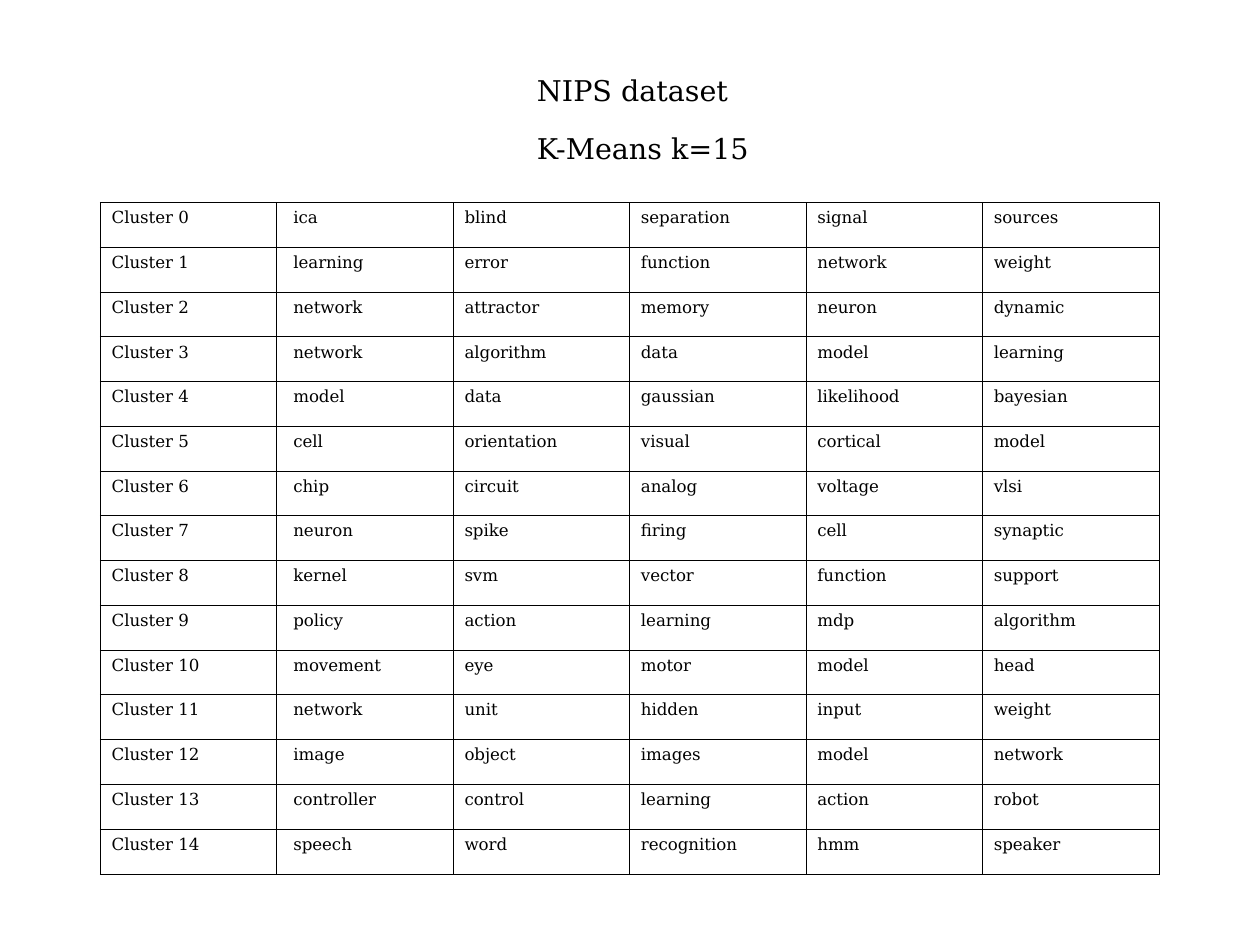
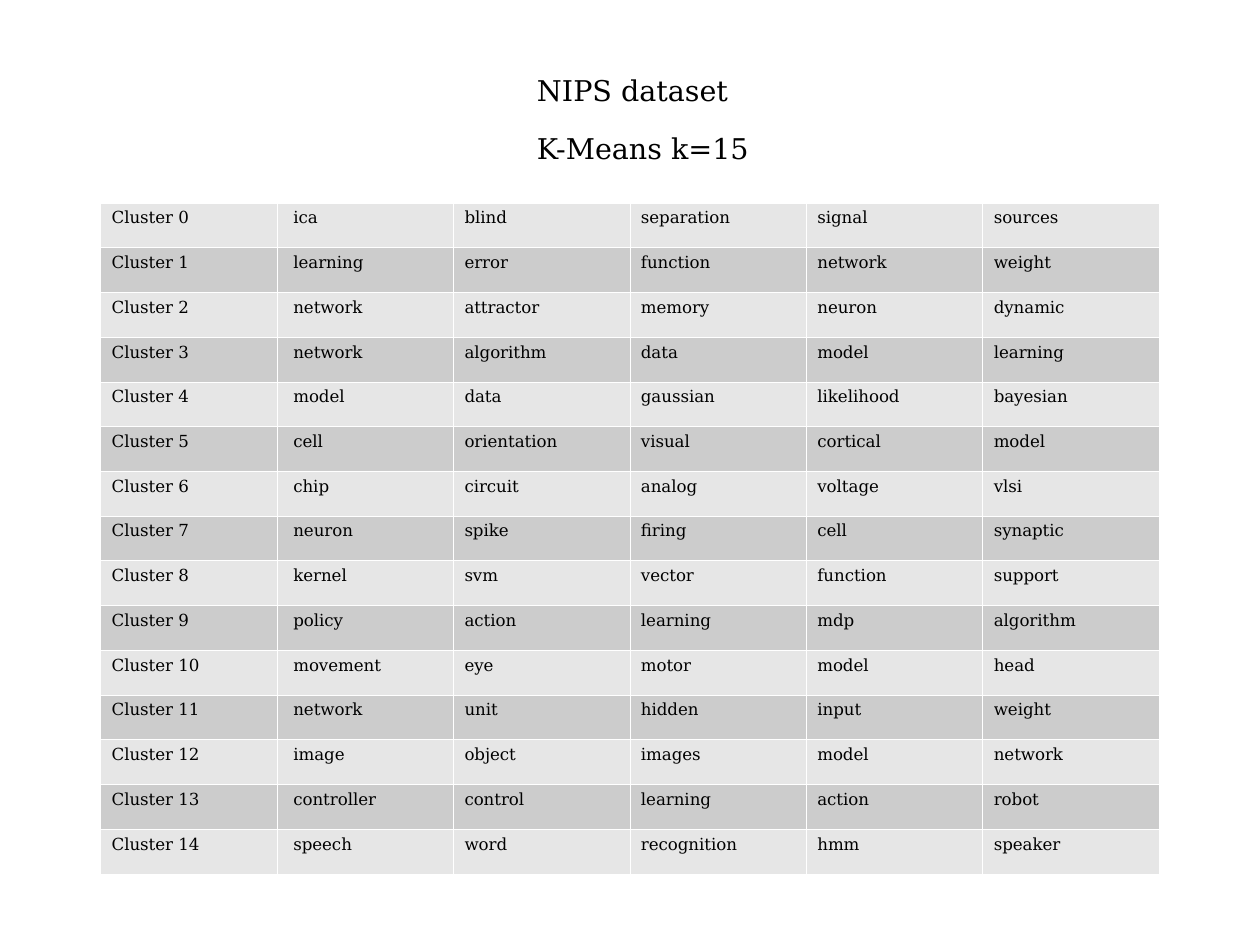
Before and after one commit to vitalv/doc-clustering-topic-modeling, a slide deck: slide 22 of doc-clustering-topic-modeling.odp. Drawn at 1260x945 pixels with LibreOffice and Linux fonts; fonts in the diff are those of the drawing. Boxes give left, top, right and bottom in pixels: in the first picture for what was removed or moved away, otherwise in the second. Text is boxed around its words. In the diff, an @@ line names an element or a change of style, - is before the commit and + after.

```diff
--- a/doc-clustering-topic-modeling.odp
+++ b/doc-clustering-topic-modeling.odp
@@ table at (x1=101, y1=202, x2=1158, y2=874) @@
@@ fill none to #E6E6E6 in 48 cells @@
@@ fill none to #CCCCCC in 42 cells @@
@@ borders changed @@
```
Also in this commit, not shown: 4 other slides changed, 5 slides added, 9 other files.
